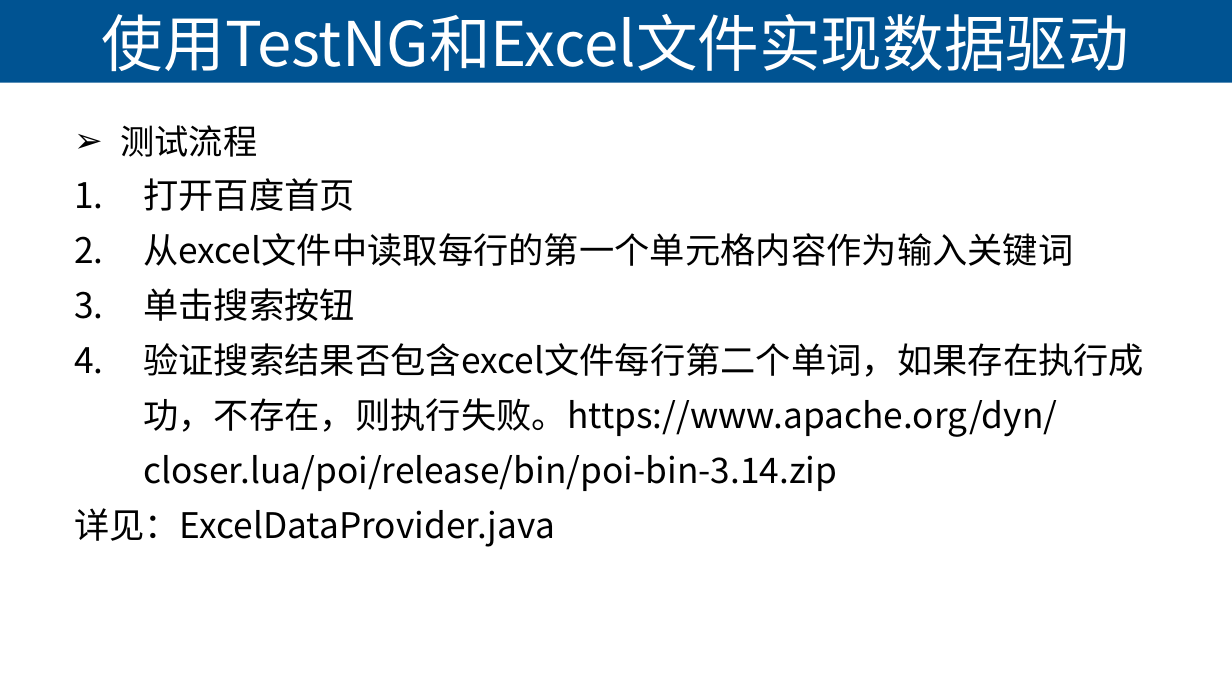
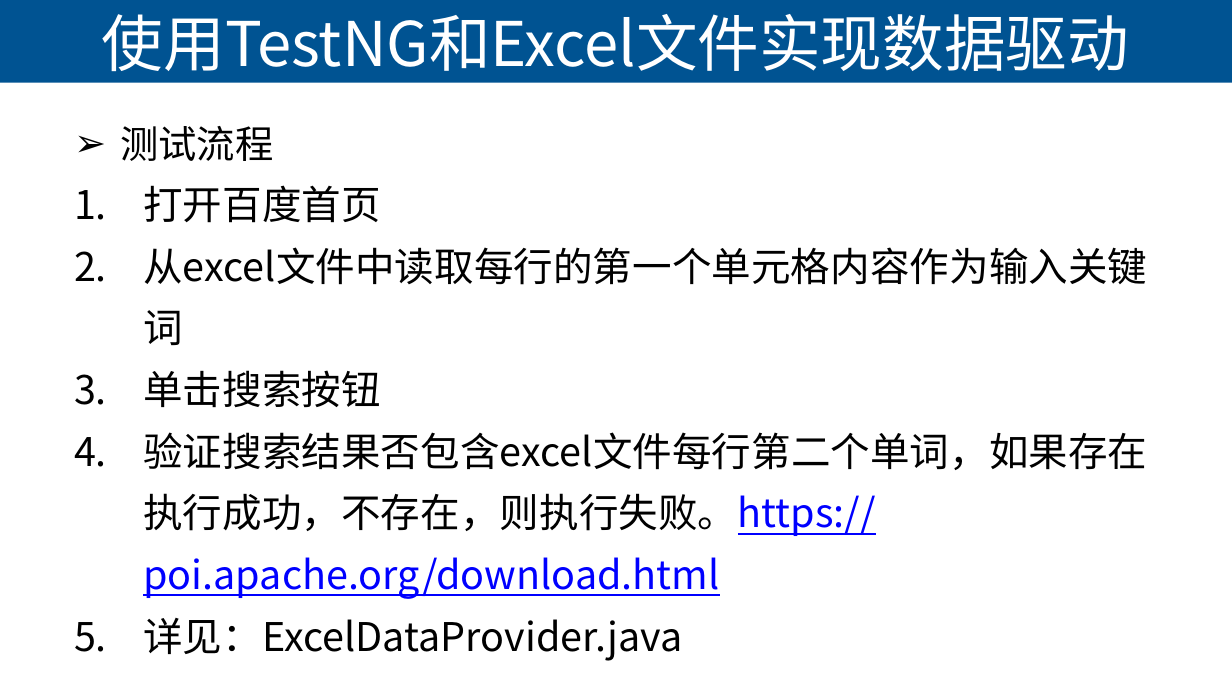
Before and after one commit to lihuanzhen2016/Selenium2019, a slide deck: slide 14 of PPT/09 数据驱动测试.pptx (slide 12 before the commit). Drawn at 1232x693 pixels with LibreOffice and Linux fonts; fonts in the diff are those of the drawing. Boxes give left, top, right and bottom in pixels: in the first picture for what was removed or moved away, otherwise in the second. Text is boxed around its words. In the diff, an @@ line names an element or a change of style, - is before the commit and + after.

```diff
--- a/PPT/09 数据驱动测试.pptx
+++ b/PPT/09 数据驱动测试.pptx
@@ text at (x1=120, y1=126, x2=1147, y2=661): size 20 to 22.4 pt in "测试流程"; size 20.6 to 23.1 pt in "打开百度首页", "从excel文件中读取每行的第一个单元格内容作为输入关键词", "单击搜索按钮", "详见：ExcelDataProvider.java"; bullet none to 1. @@
@@ text at (x1=143, y1=432, x2=1147, y2=599): text changed; size 20.6 to 23.1 pt @@
-4. 验证搜索结果否包含excel文件每行第二个单词，如果存在执行成功，不存在，则执行失败。https://www.apache.org/dyn/closer.lua/poi/release/bin/poi-bin-3.14.zip
+4. 验证搜索结果否包含excel文件每行第二个单词，如果存在执行成功，不存在，则执行失败。https://poi.apache.org/download.html
```
Also in this commit, not shown: 7 slides added, 9 other files.
